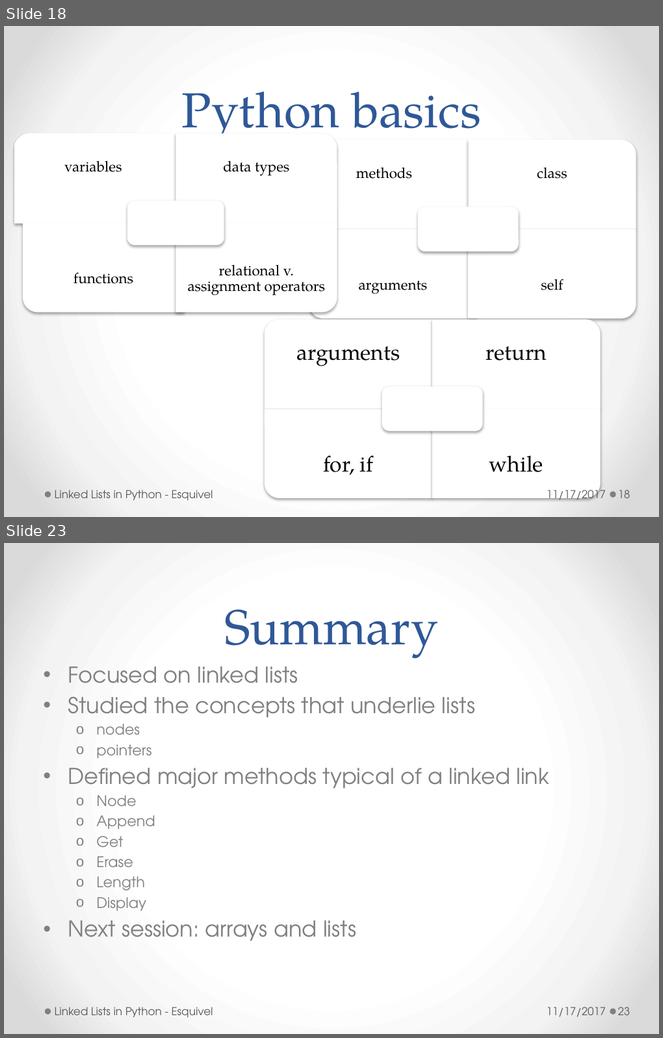
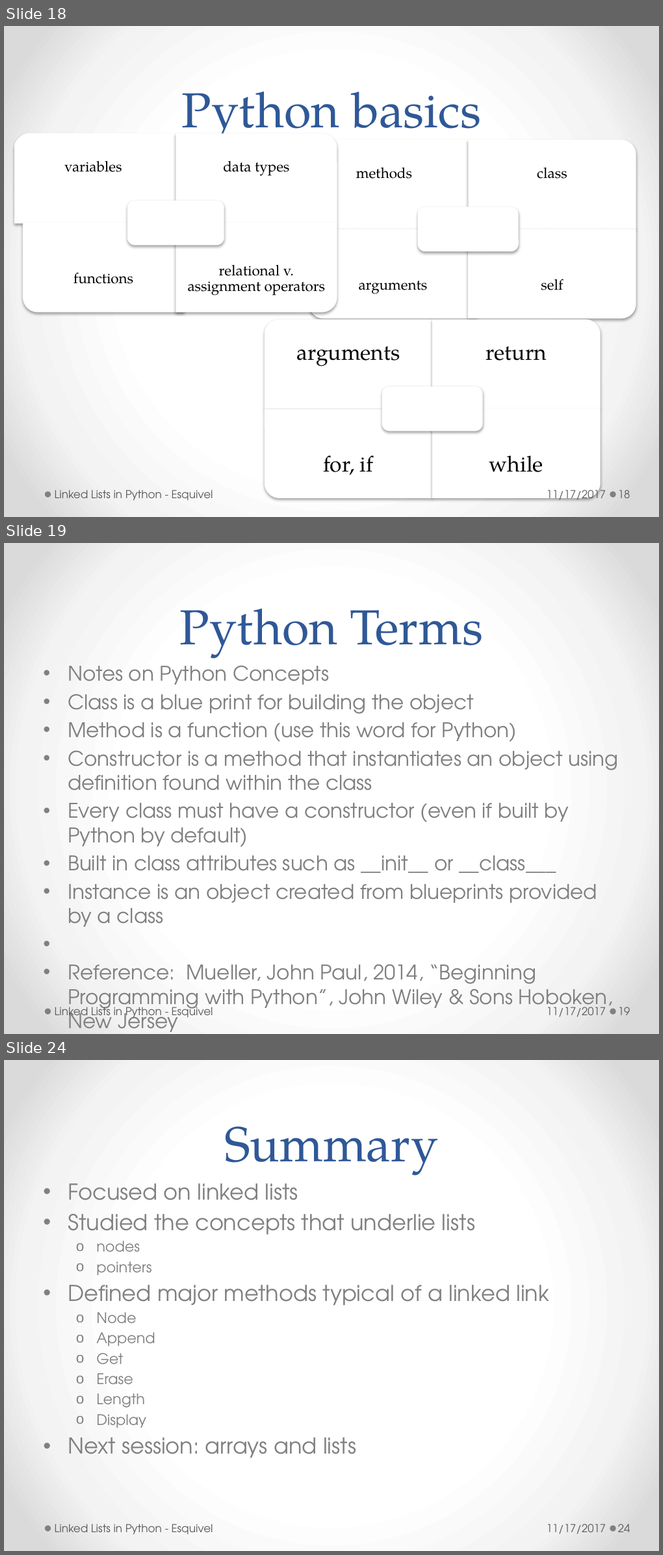
Before and after one commit to redsunsetrose/linked-Lists, a slide deck: LinkedLists.pptx. Shown one above the other, each under a label of ours: slides 18 and 23 before the commit, slides 18, 19 and 24 after it; the slides between them are not shown. The pictures are 663x1038 and 663x1555 pixels, drawn with LibreOffice and Linux fonts; fonts in the diff are those of the drawing. Boxes give left, top, right and bottom in pixels: in the first picture for what was removed or moved away, otherwise in the second. Text is boxed around its words. In the diff, an @@ line names an element or a change of style, - is before the commit and + after.

```diff
--- a/LinkedLists.pptx
+++ b/LinkedLists.pptx
@@ slide 19 added at [4, 543, 659, 1034], background gradient #FFFFFF to #F4F4F4 to #DADADA; not listed: 2 template elements that a slide beside it also shows @@
@@ title added at [180, 609, 483, 659], 54 pt, text #2F5897 @@
+Python Terms
@@ text added at [68, 665, 619, 1032], 22.2 pt, text #808080 @@
+• Notes on Python Concepts
+• Class is a blue print for building the object
+• Method is a function (use this word for Python)
+• Constructor is a method that instantiates an object using definition found within the class
+• Every class must have a constructor (even if built by Python by default)
+• Built in class attributes such as __init__ or __class___
+• Instance is an object created from blueprints provided by a class
+• Reference: Mueller, John Paul, 2014, “Beginning Programming with Python”, John Wiley & Sons Hoboken, New Jersey
@@ text added at [55, 1004, 213, 1021], 12 pt, text #595959 @@
+Linked Lists in Python - Esquivel
@@ text added at [547, 1004, 607, 1017], 12 pt, text #595959 @@
+11/17/2017
@@ page number added at [618, 1007, 631, 1016], 12 pt, text #595959 @@
+19
@@ what was slide 23 is now slide 24 @@
@@ page number at [618, 1524, 631, 1533]: text changed @@
-23
+24
```
Also in this commit, not shown: 2 slides changed, 2 other files.
